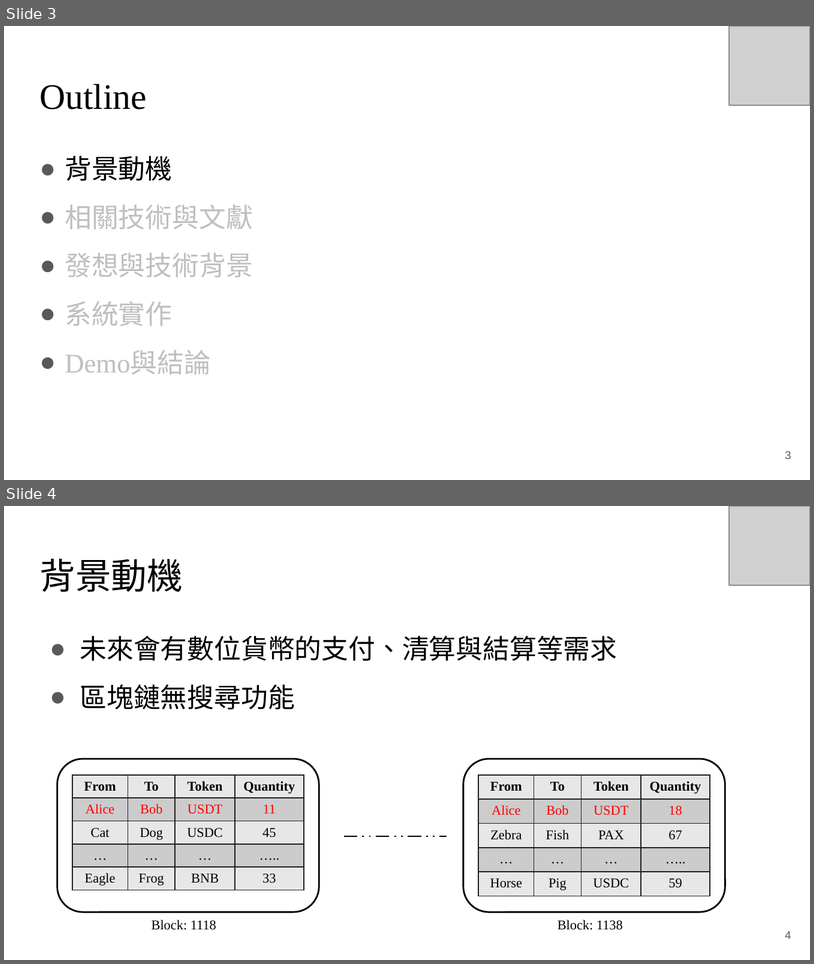
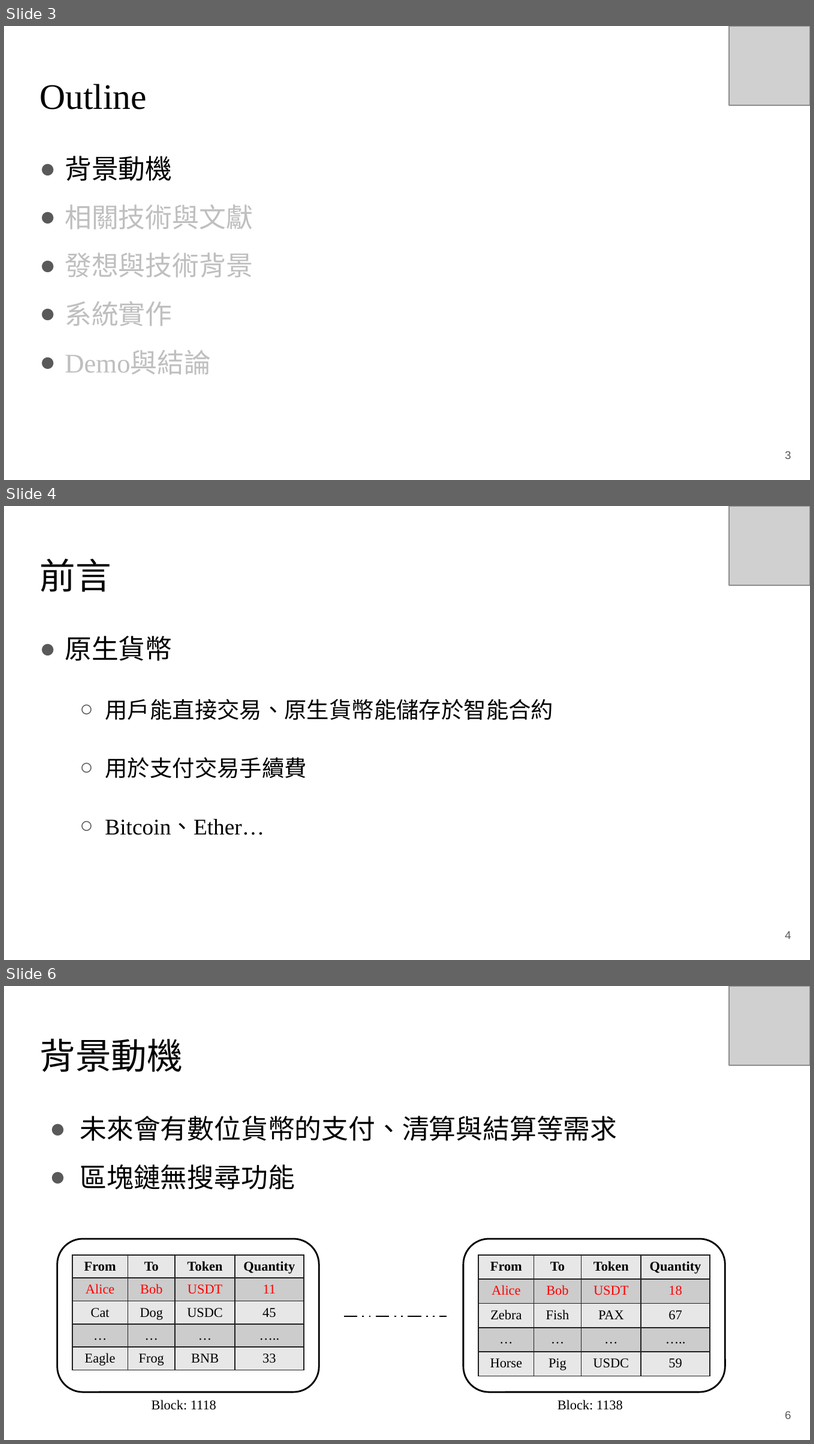
Before and after one commit to RyuChu/A-Decentralized-Digital-Currency-Tracing-Service, a slide deck: Documents/論文簡報_V3.pptx. Shown one above the other, each under a label of ours: slides 3 and 4 before the commit, slides 3, 4 and 6 after it; the slides between them are not shown. The pictures are 814x964 and 814x1444 pixels, drawn with LibreOffice and Linux fonts; fonts in the diff are those of the drawing; grey boxes stand for pictures. Boxes give left, top, right and bottom in pixels: in the first picture for what was removed or moved away, otherwise in the second. Text is boxed around its words. In the diff, an @@ line names an element or a change of style, - is before the commit and + after.

```diff
--- a/Documents/論文簡報_V3.pptx
+++ b/Documents/論文簡報_V3.pptx
@@ slide 4 added at box(4, 506, 810, 960), background #FFFFFF @@
@@ picture added at box(730, 506, 810, 585) @@
@@ title added at box(39, 558, 111, 592), 32 pt, text #000000 @@
+前言
@@ text added at box(65, 636, 554, 835), 20 pt, text #000000 @@
+● 原生貨幣
+  ○ 用戶能直接交易、原生貨幣能儲存於智能合約
+  ○ 用於支付交易手續費
+  ○ Bitcoin、Ether…
@@ page number added at box(785, 931, 791, 939), 10 pt, text #595959 @@
+4
@@ what was slide 4 is now slide 6 @@
@@ page number at box(785, 1411, 791, 1419): text changed @@
-4
+6
```
Also in this commit, not shown: 1 other slide added.
